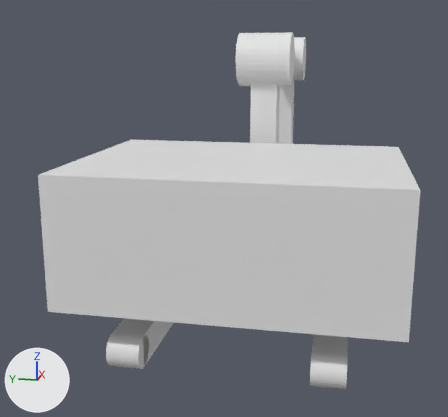
What one commit did to the glTF model gravemaskin.glb.
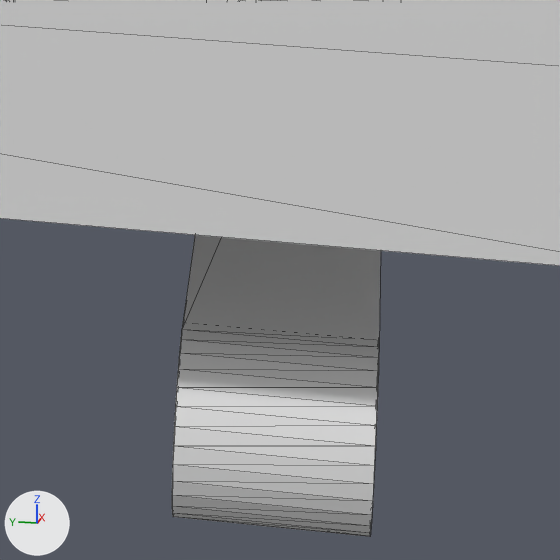
The first picture shows the older version from a 50 mm camera at (-40.7, -6.5, 16.3) aimed at (5.2, 2.7, 4.8). The close-ups show the older and then the newer version on the part from 62% to 85% of the width and 70% to 94% of the height of that picture. Only the edits that show in the close-ups are written down. Lighting does not change. The marker at lower left points along +X, +Y and +Z. The close-ups show mesh edges as thin lines. Where no turn or scale is listed for an object, it has been applied to the vertices. Vertices at exactly the same position are counted once.

In view in the first close-up: 'kjøring', 'motorboks'.
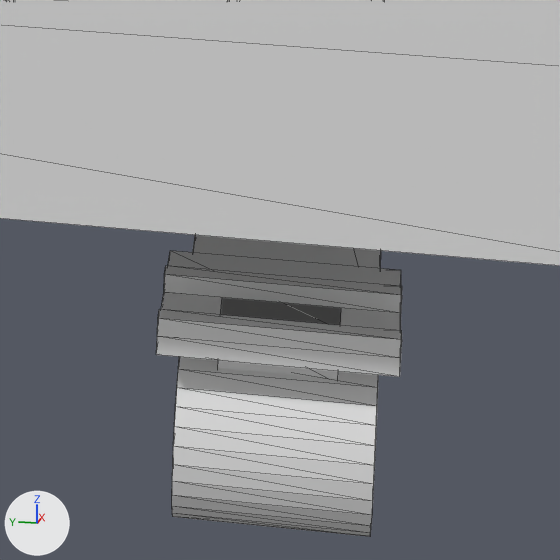
Boxes (x1, y1, x2, y2) around the edits, measured in the close-ups (560 x 560 px):
'belte', moved (not visible before): after (156, 251, 402, 379)
part 1 of me_cube_006, deleted: before (181, 330, 370, 347)

Edits to the bpy script that builds the scene:
```text
Change me_cube_006:
    used by ob_kjøring; location = (0.0, 0.0, 0.0)
    remove me_cube_006.from_pydata(...)  # 332 vertices, 656 faces; spans x -9.0..9.0, y -7.0..7.0, z -2.0..2.0
    add me_cube_006.from_pydata(...)  # 208 vertices, 400 faces; spans x -9.0..9.0, y -7.0..7.0, z -2.0..2.0
    me_cube_006 part 1: 31 vertices removed from x -8.0..-7.0, y -7.0..-5.0, z -2.0..0.0
    other edits to the shape of me_cube_006 do not show in these pictures
Change ob_belte:
    ob_belte.location: (0.0, -6.0, -1.0) -> (-8.0, -6.0, -1.0)
```
